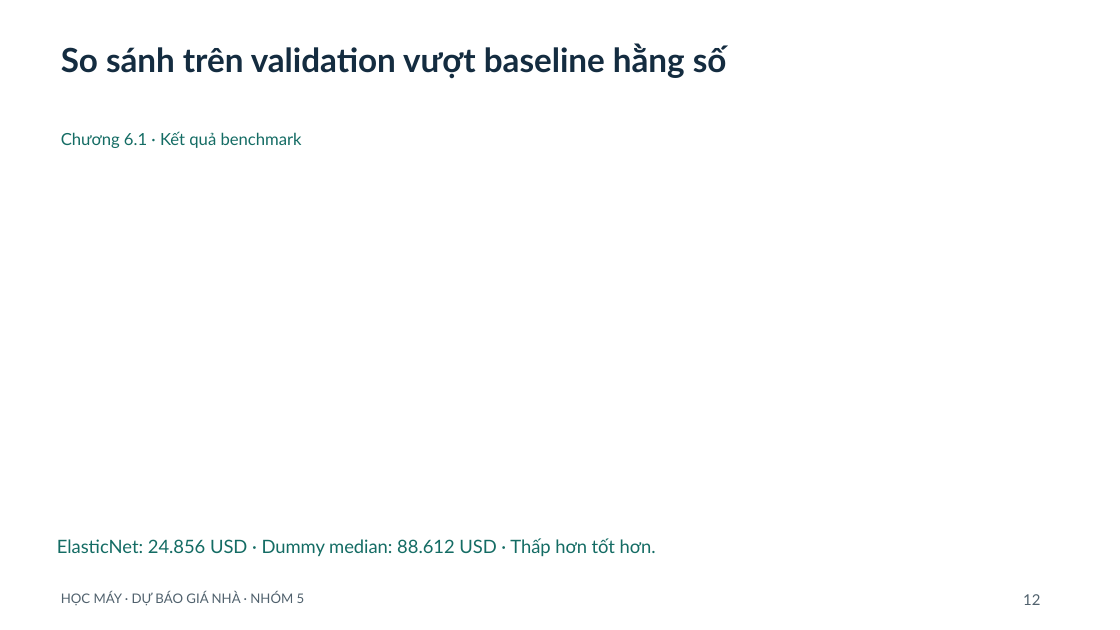
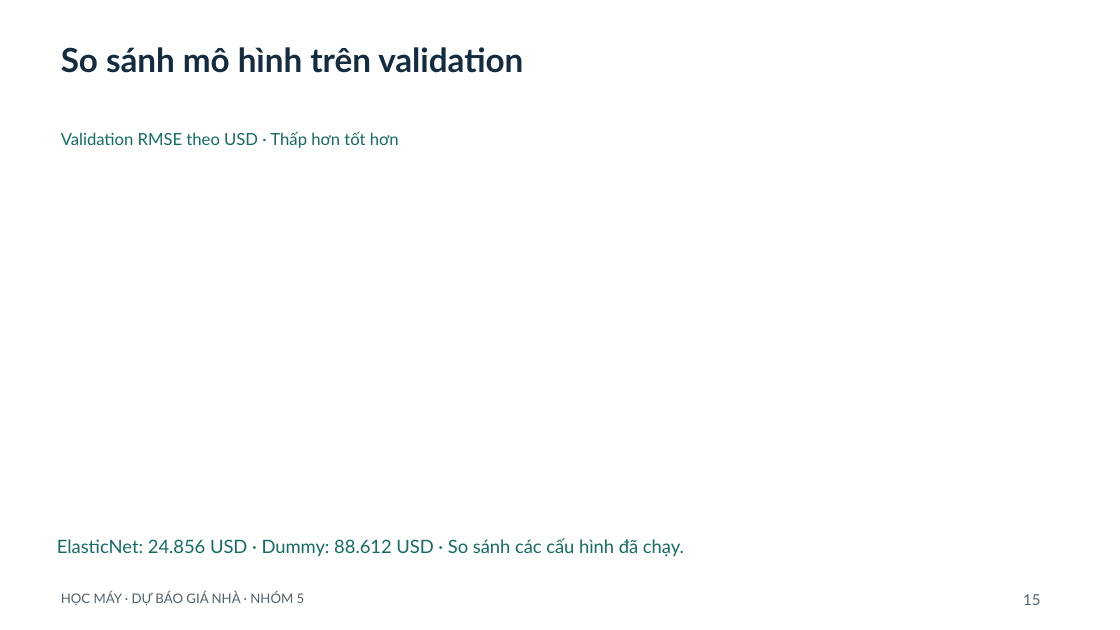
Before and after one commit to ngtd-2609/ames-house-price-prediction, a slide deck: slide 15 of slides/Slide_Hoc_may.pptx (slide 12 before the commit). Drawn at 1120x630 pixels with LibreOffice and Linux fonts; fonts in the diff are those of the drawing. Boxes give left, top, right and bottom in pixels: in the first picture for what was removed or moved away, otherwise in the second. Text is boxed around its words. In the diff, an @@ line names an element or a change of style, - is before the commit and + after.

```diff
--- a/slides/Slide_Hoc_may.pptx
+++ b/slides/Slide_Hoc_may.pptx
@@ text at box(61, 47, 523, 73): text changed @@
-So sánh trên validation vượt baseline hằng số
+So sánh mô hình trên validation
@@ text at box(61, 131, 399, 148): text changed @@
-Chương 6.1 · Kết quả benchmark
+Validation RMSE theo USD · Thấp hơn tốt hơn
@@ text at box(57, 538, 684, 557): text changed @@
-ElasticNet: 24.856 USD · Dummy median: 88.612 USD · Thấp hơn tốt hơn.
+ElasticNet: 24.856 USD · Dummy: 88.612 USD · So sánh các cấu hình đã chạy.
@@ text at box(1023, 594, 1040, 605): text changed @@
-12
+15
```
Also in this commit, not shown: 19 other slides changed, 4 slides added, 4 slides removed, 1 other file.
